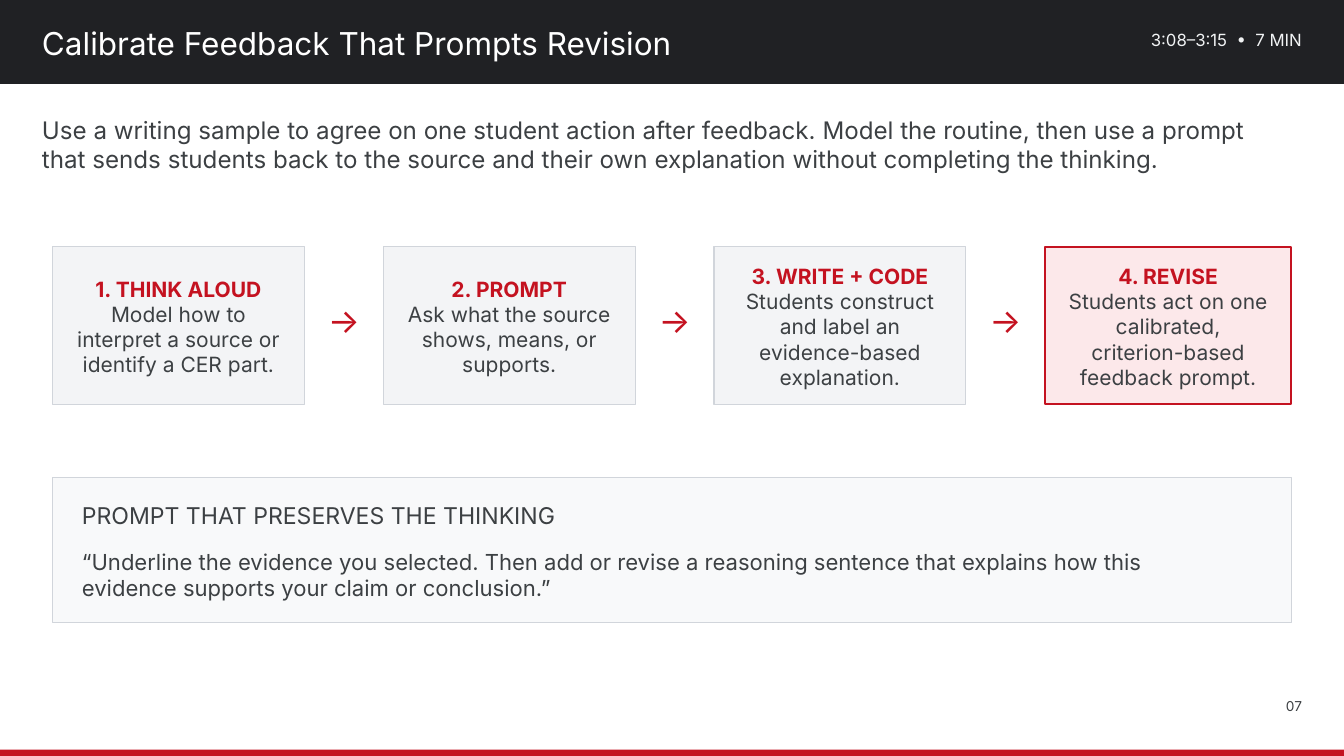
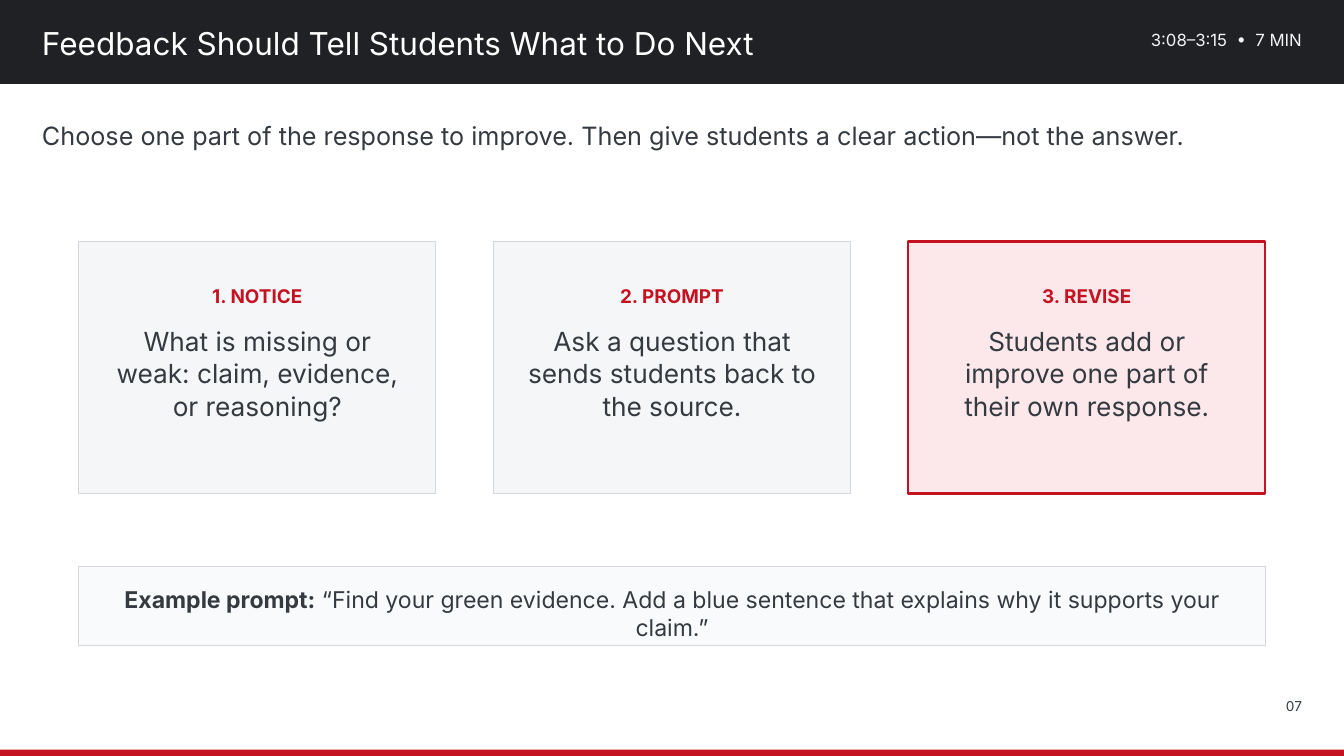
Before and after one commit to nbhs-science/nbhs-science, a slide deck: slide 7 of assets/plc/2026-10-28_Science_Department_PD_Strengthening_Science_Literacy.pptx. Drawn at 1344x756 pixels with LibreOffice and Linux fonts; fonts in the diff are those of the drawing. Boxes give left, top, right and bottom in pixels: in the first picture for what was removed or moved away, otherwise in the second. Text is boxed around its words. In the diff, an @@ line names an element or a change of style, - is before the commit and + after.

Commit message:
Simplify Oct. 28 Science Literacy PD deck
Replace the PD PowerPoint with a teacher-friendly version, correct Claim = pink, Evidence = green, Reasoning = blue, and remove the Biology reference from the cover.

```diff
--- a/assets/plc/2026-10-28_Science_Department_PD_Strengthening_Science_Literacy.pptx
+++ b/assets/plc/2026-10-28_Science_Department_PD_Strengthening_Science_Literacy.pptx
@@ text at (x1=42, y1=32, x2=753, y2=56): text changed @@
-Calibrate Feedback That Prompts Revision
+Feedback Should Tell Students What to Do Next
@@ text removed at (x1=42, y1=120, x2=1244, y2=173) @@
-Use a writing sample to agree on one student action after feedback. Model the routine, then use a prompt that sends students back to the source and their own explanation without completing the thinking.
@@ text added at (x1=42, y1=126, x2=1184, y2=151), 24 pt, text #343A40 @@
+Choose one part of the response to improve. Then give students a clear action—not the answer.
@@ rectangle removed at (x1=52, y1=246, x2=304, y2=404) @@
@@ rectangle added at (x1=79, y1=241, x2=435, y2=493), fill #F5F6F8, outline #D4D8DE 1 pt @@
@@ rectangle removed at (x1=383, y1=246, x2=635, y2=404) @@
@@ rectangle added at (x1=494, y1=241, x2=850, y2=493), fill #F5F6F8, outline #D4D8DE 1 pt @@
@@ rectangle removed at (x1=714, y1=246, x2=965, y2=404) @@
@@ text removed at (x1=746, y1=268, x2=934, y2=390) @@
-3. WRITE + CODE
-Students construct and label an evidence-based explanation.
@@ rectangle resized from (x1=1045, y1=246, x2=1291, y2=404) to (x1=908, y1=241, x2=1265, y2=493) @@
@@ text removed at (x1=1069, y1=268, x2=1267, y2=390) @@
-4. REVISE
-Students act on one calibrated, criterion-based feedback prompt.
@@ text removed at (x1=77, y1=281, x2=280, y2=377) @@
-1. THINK ALOUD
-Model how to interpret a source or identify a CER part.
@@ text added at (x1=117, y1=289, x2=397, y2=422), 25 pt, text #343A40 @@
+1. NOTICE
+What is missing or weak: claim, evidence, or reasoning?
@@ text removed at (x1=408, y1=281, x2=610, y2=377) @@
-2. PROMPT
-Ask what the source shows, means, or supports.
@@ text added at (x1=528, y1=289, x2=816, y2=417), 25 pt, text #343A40 @@
+2. PROMPT
+Ask a question that sends students back to the source.
@@ text added at (x1=964, y1=289, x2=1209, y2=422), 25 pt, text #343A40 @@
+3. REVISE
+Students add or improve one part of their own response.
@@ text removed at (x1=305, y1=300, x2=383, y2=337) @@
-→
@@ text removed at (x1=635, y1=300, x2=714, y2=337) @@
-→
@@ text removed at (x1=966, y1=300, x2=1045, y2=337) @@
-→
@@ text removed at (x1=82, y1=507, x2=555, y2=525) @@
-PROMPT THAT PRESERVES THE THINKING
@@ rectangle resized from (x1=52, y1=478, x2=1291, y2=623) to (x1=79, y1=567, x2=1265, y2=646) @@
@@ rectangle at (x1=79, y1=567, x2=1265, y2=646): fill #F8F9FA to #F9FAFB; outline #D1D5DB 1 pt to #D4D8DE 1 pt @@
@@ text at (x1=124, y1=590, x2=1220, y2=637): text changed; size 21 to 22 pt; text colour #3C4043 to #343A40 @@
-“Underline the evidence you selected. Then add or revise a reasoning sentence that explains how this evidence supports your claim or conclusion.”
+Example prompt: “Find your green evidence. Add a blue sentence that explains why it supports your claim.”
```
Also in this commit, not shown: 6 other slides changed, 2 slides added, 2 slides removed.
